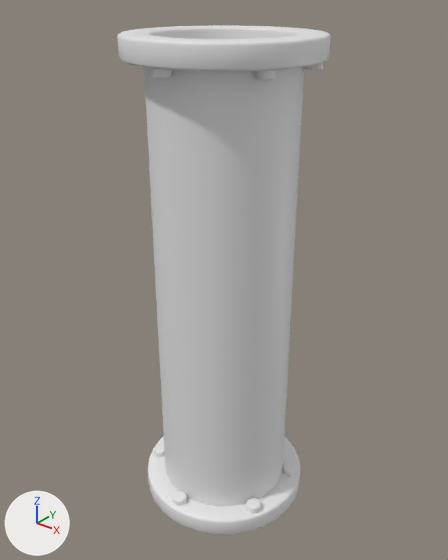
Renders of the FBX model Save the SteamBird/Assets/Art/BuizenPuzzel/BuisLang/BuisLang.fbx from each side of a commit.
Both versions are drawn from a camera (50 mm lens) standing at (0.427, -0.534, 0.643) and looking at (-0.004, 0.005, 0.309). Lighting does not change. The marker at lower left points along +X, +Y and +Z. Where no turn or scale is listed for an object, it has been applied to the vertices.

The first picture shows 'RechtLang'.
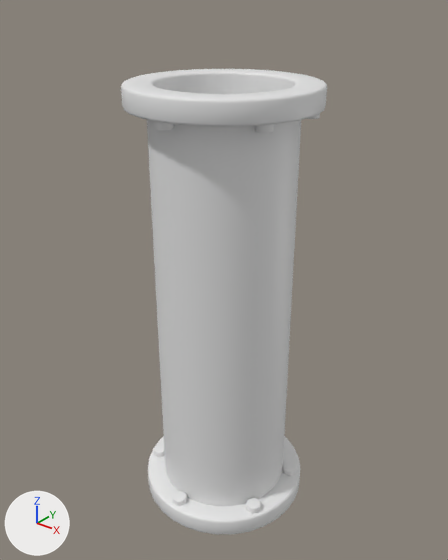
The newer file is also rescaled (x0.937) as a whole; pictures and numbers use the older file's frame.

What differs and where, as boxes (x1, y1, x2, y2) in the pictures (448 x 560 px; the box of a moved part takes in the faces that stretch with it):
```json
{"object": "RechtLang", "change": "reshaped", "before": [117, 25, 331, 535], "after": [121, 69, 327, 535], "on screen": "9% shorter"}
{"part": 1, "of": "me_cylinder_013", "change": "moved or reshaped", "before": [305, 63, 323, 70], "after": [307, 114, 320, 119]}
{"part": 2, "of": "me_cylinder_013", "change": "moved or reshaped", "before": [151, 68, 172, 78], "after": [154, 121, 174, 131]}
{"part": 3, "of": "me_cylinder_013", "change": "moved or reshaped", "before": [256, 70, 276, 80], "after": [255, 124, 274, 133]}
{"part": 4, "of": "me_cylinder_013", "change": "moved or reshaped", "before": [117, 25, 331, 195], "after": [121, 69, 327, 195]}
```

The change, as JSON lines over the scene's bpy script:
```json
{"block": "me_cylinder_013", "where": "# used by ob_rechtlang; location = (0.0, 0.0, 0.0)"}
{"op": "remove", "block": "me_cylinder_013", "code": "me_cylinder_013.from_pydata(...)  # 1144 vertices, 1200 faces; spans x -0.108..0.108, y -0.108..0.108, z 0.0..0.594"}
{"op": "add", "block": "me_cylinder_013", "code": "me_cylinder_013.from_pydata(...)  # 1144 vertices, 1200 faces; spans x -0.108..0.108, y -0.108..0.108, z 0.0..0.546"}
{"block": "me_cylinder_013", "change": "me_cylinder_013 part 1: the loose piece of 38 vertices spanning x 0.073..0.094, y 0.034..0.052, z 0.56..0.581 is moved by (0.0, 0.0, -0.049)"}
{"block": "me_cylinder_013", "change": "me_cylinder_013 part 2: the loose piece of 50 vertices spanning x -0.01..0.01, y -0.103..-0.085, z 0.56..0.581 is moved by (0.0, 0.0, -0.049)"}
{"block": "me_cylinder_013", "change": "me_cylinder_013 part 3: the loose piece of 38 vertices spanning x 0.073..0.094, y -0.052..-0.034, z 0.56..0.581 is moved by (0.0, 0.0, -0.049)"}
{"block": "me_cylinder_013", "change": "me_cylinder_013 part 4: 320 of the vertices in x -0.108..0.108, y -0.108..0.108, z 0.569..0.594 are moved by (0.0, 0.0, -0.049)"}
```
